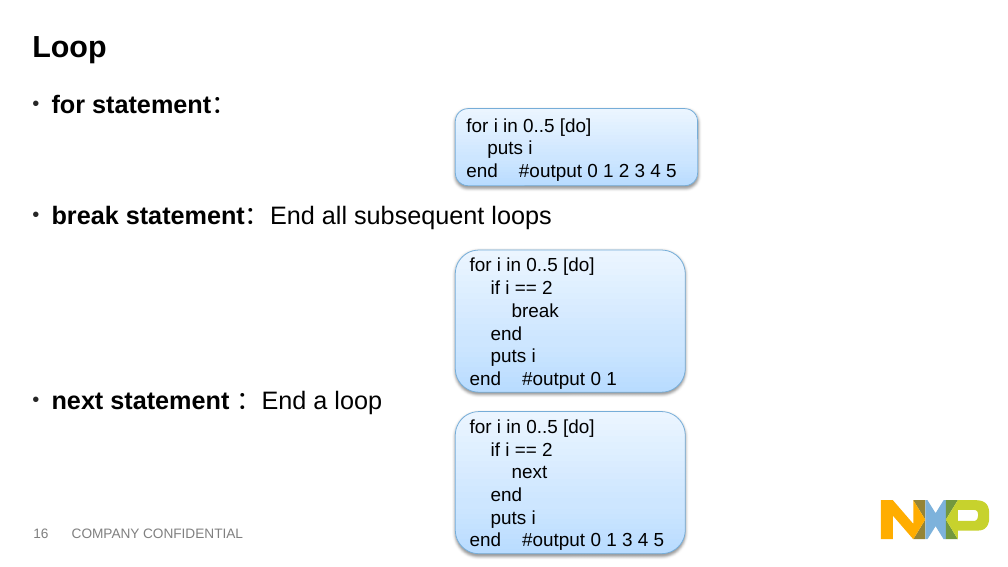
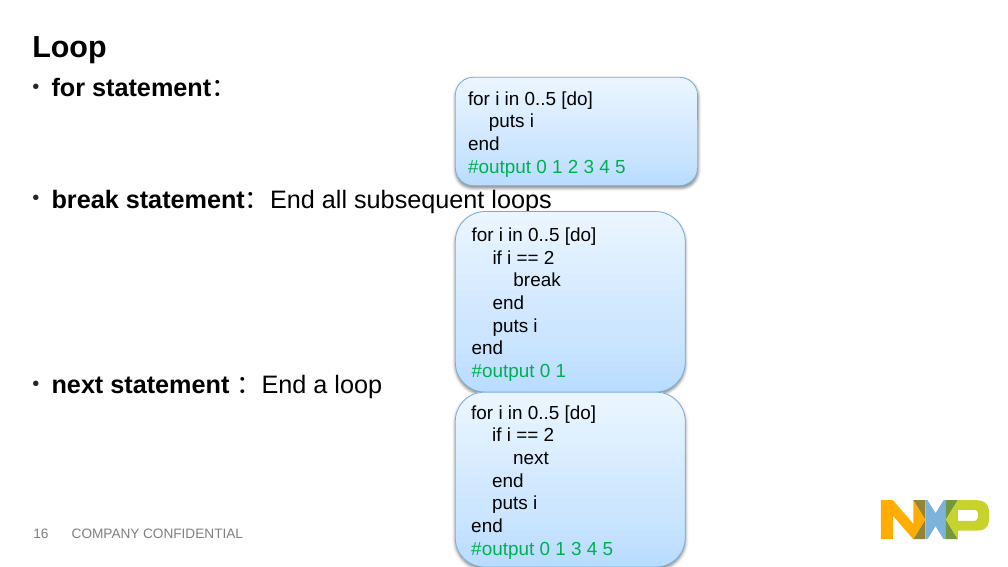
Before and after one commit to jfyh5388/ruby_training, a slide deck: slide 16 of Ruby basic training_eng V1.1.pptx. Drawn at 1008x567 pixels with LibreOffice and Linux fonts; fonts in the diff are those of the drawing. Boxes give left, top, right and bottom in pixels: in the first picture for what was removed or moved away, otherwise in the second. Text is boxed around its words. In the diff, an @@ line names an element or a change of style, - is before the commit and + after.

```diff
--- a/Ruby basic training_eng V1.1.pptx
+++ b/Ruby basic training_eng V1.1.pptx
@@ text "for statement：": place and size @@
-text "for statement：" at bbox=[52, 94, 551, 415]
+text "for statement：" at bbox=[52, 77, 551, 399]
@@ rounded rectangle "for i in 0..5 [do]": place and size @@
-rounded rectangle "for i in 0..5 [do]" at bbox=[455, 109, 698, 186]
+rounded rectangle "for i in 0..5 [do]" at bbox=[455, 77, 698, 185]
@@ text in rounded rectangle at bbox=[468, 136, 626, 177]: text changed; text colour #000000 to #00B050 @@
-end #output 0 1 2 3 4 5
+end
+#output 0 1 2 3 4 5
@@ rounded rectangle "for i in 0..5 [do]": place and size @@
-rounded rectangle "for i in 0..5 [do]" at bbox=[455, 250, 685, 392]
+rounded rectangle "for i in 0..5 [do]" at bbox=[455, 212, 685, 392]
@@ text in rounded rectangle at bbox=[472, 340, 567, 381]: text changed; text colour #000000 to #00B050 @@
-end #output 0 1
+end
+#output 0 1
@@ rounded rectangle "for i in 0..5 [do]": place and size @@
-rounded rectangle "for i in 0..5 [do]" at bbox=[455, 411, 685, 554]
+rounded rectangle "for i in 0..5 [do]" at bbox=[455, 392, 685, 567]
@@ text in rounded rectangle at bbox=[471, 518, 614, 559]: text changed; text colour #000000 to #00B050 @@
-end #output 0 1 3 4 5
+end
+#output 0 1 3 4 5
```
Also in this commit, not shown: 16 other slides changed.
